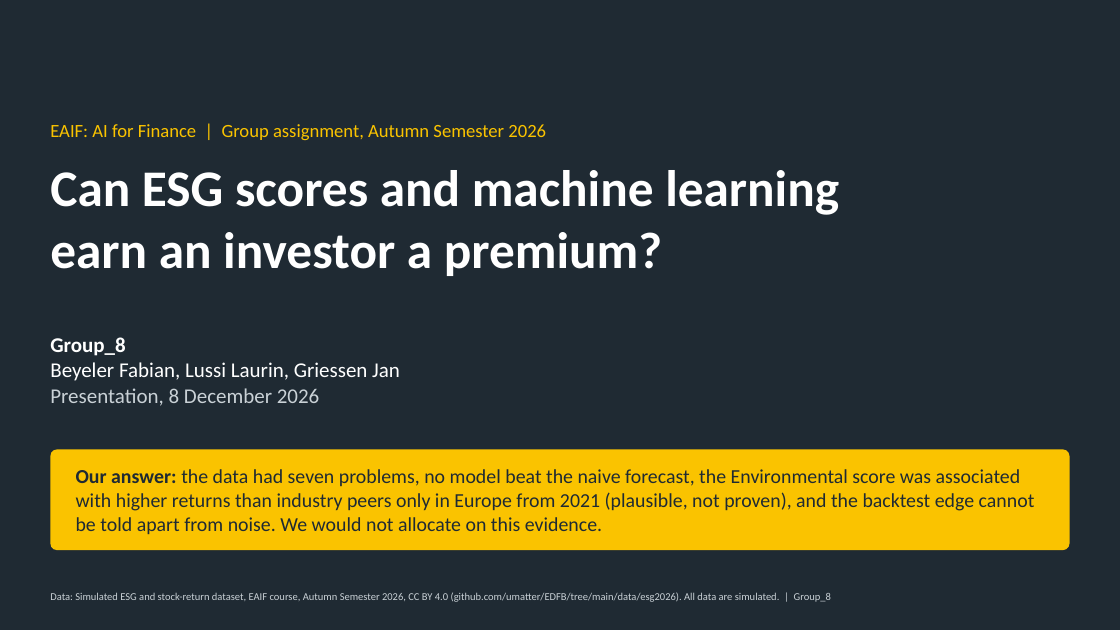
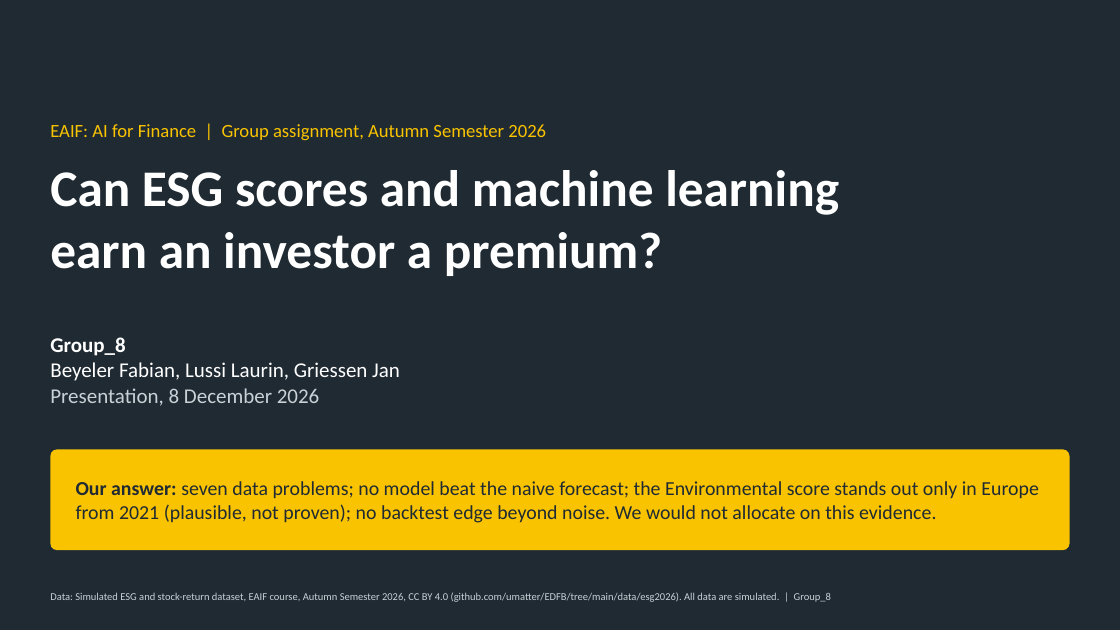
Before and after one commit to FBE5d5wqfds/EAIF-, a slide deck: slide 1 of group_project_AS2026/presentation/Group_8_slides.pptx. Drawn at 1120x630 pixels with LibreOffice and Linux fonts; fonts in the diff are those of the drawing; background and template pictures are left out. Boxes give left, top, right and bottom in pixels: in the first picture for what was removed or moved away, otherwise in the second. Text is boxed around its words. In the diff, an @@ line names an element or a change of style, - is before the commit and + after.

```diff
--- a/group_project_AS2026/presentation/Group_8_slides.pptx
+++ b/group_project_AS2026/presentation/Group_8_slides.pptx
@@ text at (76,481,1039,523): text changed @@
-Our answer: the data had seven problems, no model beat the naive forecast, the Environmental score was associated with higher returns than industry peers only in Europe from 2021 (plausible, not proven), and the backtest edge cannot be told apart from noise. We would not allocate on this evidence.
+Our answer: seven data problems; no model beat the naive forecast; the Environmental score stands out only in Europe from 2021 (plausible, not proven); no backtest edge beyond noise. We would not allocate on this evidence.
```
Also in this commit, not shown: 6 other slides changed, 7 other files.
